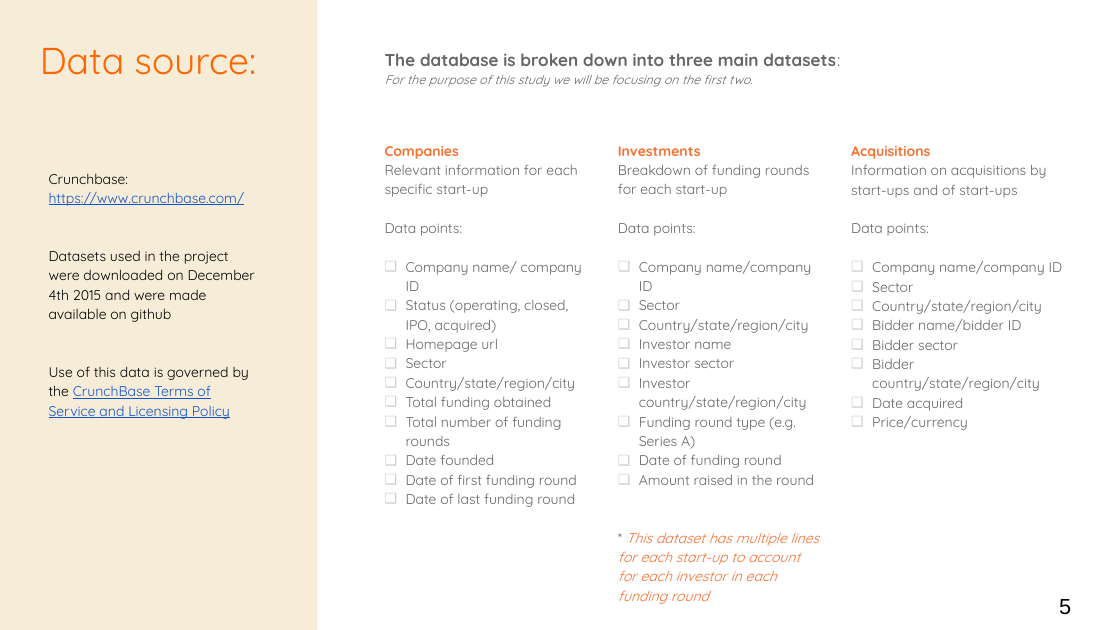
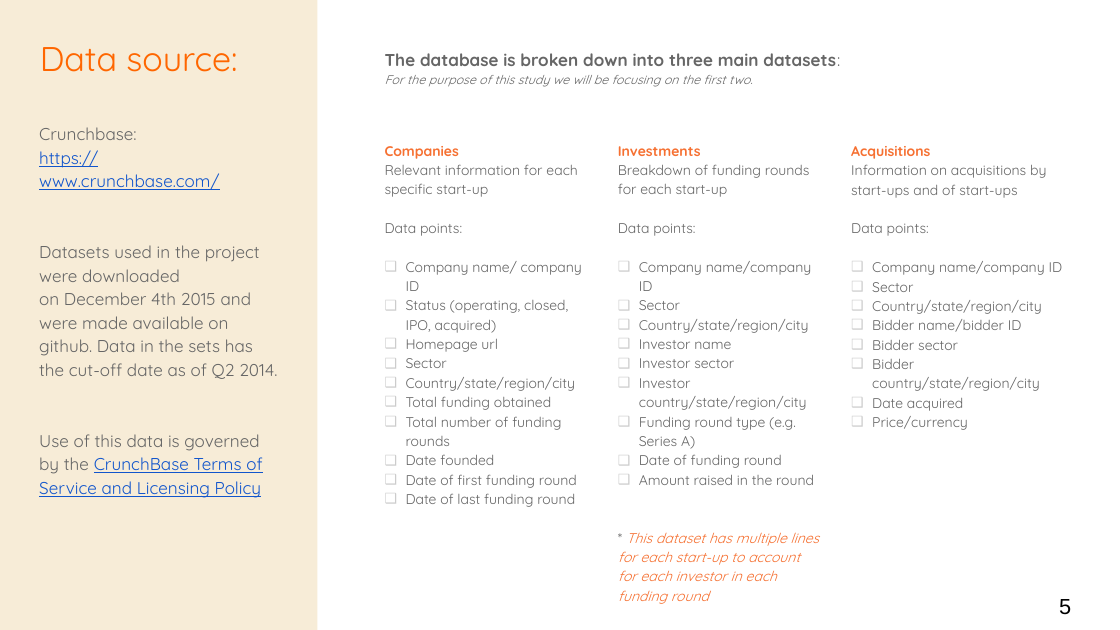
Before and after one commit to LVdatahub/Capstone-project----DS-Intensive-Springboard, a slide deck: slide 5 of Capstone_slide_deck.pptx. Drawn at 1120x630 pixels with LibreOffice and Linux fonts; fonts in the diff are those of the drawing. Boxes give left, top, right and bottom in pixels: in the first picture for what was removed or moved away, otherwise in the second. Text is boxed around its words. In the diff, an @@ line names an element or a change of style, - is before the commit and + after.

```diff
--- a/Capstone_slide_deck.pptx
+++ b/Capstone_slide_deck.pptx
@@ title "Data source:" at (x1=40, y1=47, x2=237, y2=72): size 24 to 22 pt @@
@@ text "Crunchbase:" moved from (x1=49, y1=173, x2=255, y2=419) to (x1=39, y1=127, x2=277, y2=498) @@
@@ text at (x1=39, y1=127, x2=262, y2=498): size 9 to 11 pt in "Crunchbase:", "https://www.crunchbase.com/", "Use of this data is governed by ..."; text colour #000000 to #666666 in "Crunchbase:", "Use of this data is governed by ..." @@
@@ text at (x1=39, y1=245, x2=277, y2=379): text changed; size 9 to 11 pt; text colour #000000 to #666666 @@
-Datasets used in the project were downloaded on December 4th 2015 and were made available on github
+Datasets used in the project were downloaded on December 4th 2015 and were made available on github. Data in the sets has the cut-off date as of Q2 2014.
```
Also in this commit, not shown: 13 other slides changed, 3 other files.
